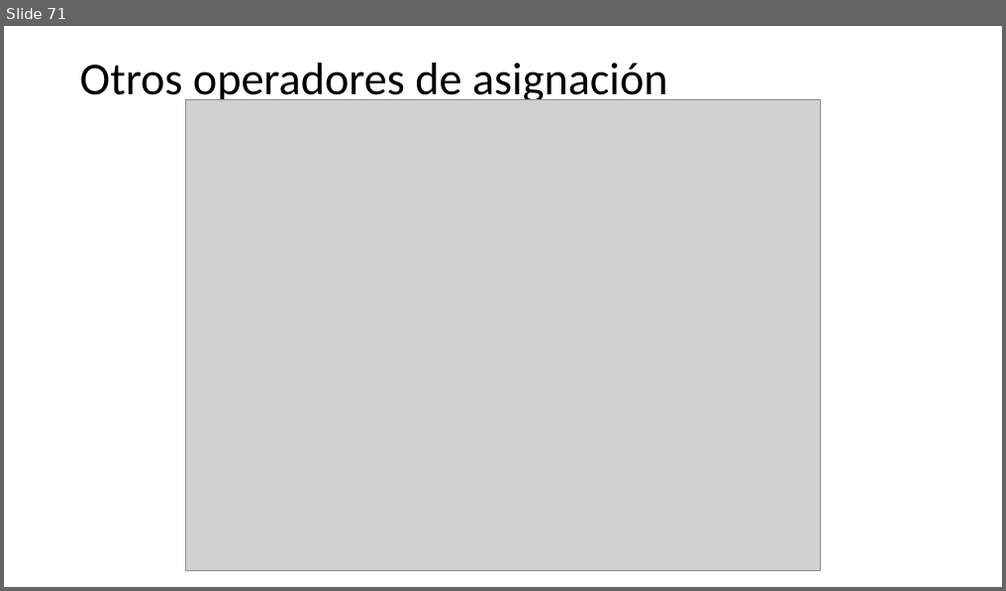
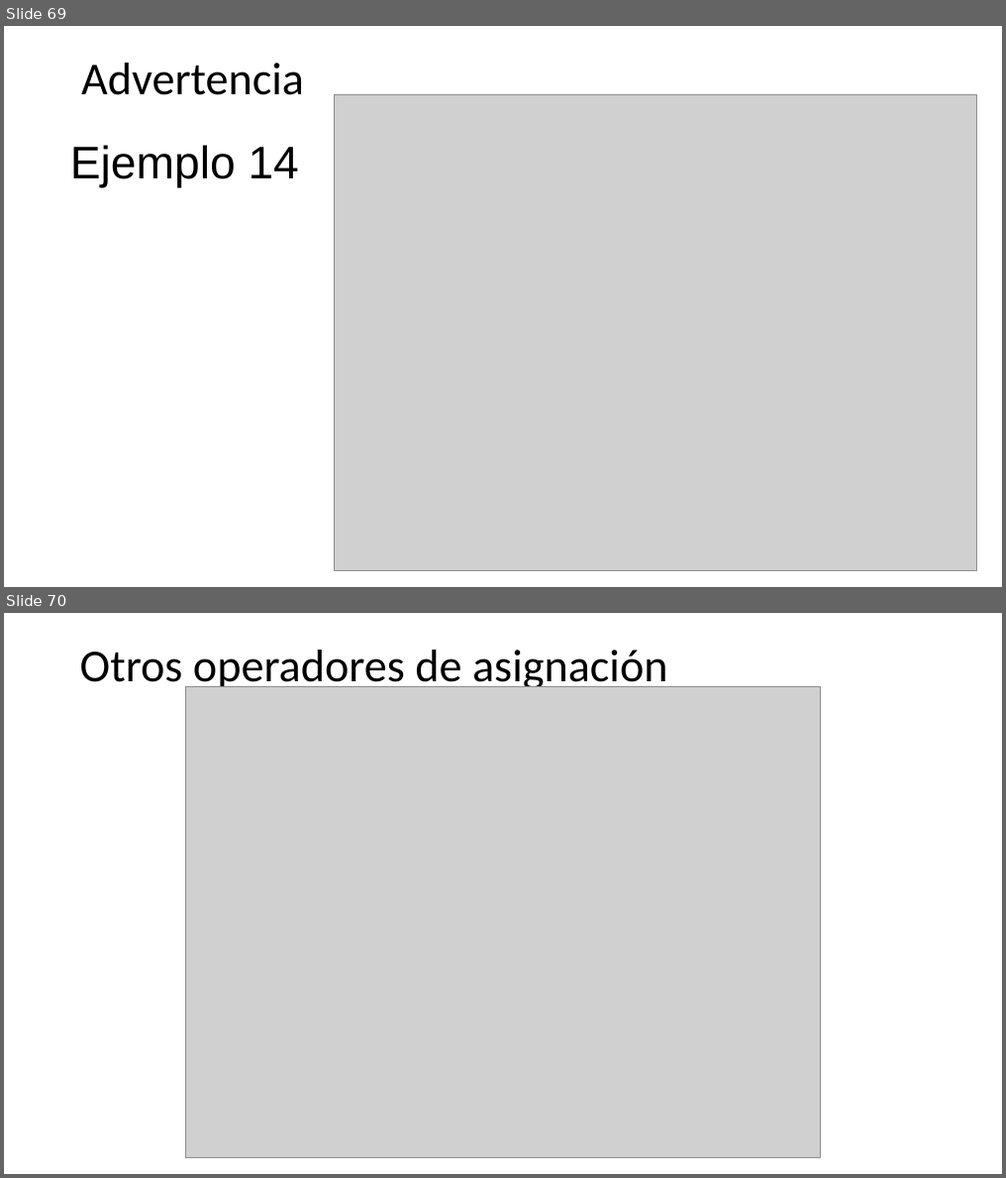
Before and after one commit to programacionestructurada/2021-2, a slide deck: U1_Introduccion_a_la_programacion/Unidad_01_Introduccion_a_la_programacion_2.pptx. Shown one above the other, each under a label of ours: slide 71 before the commit, slides 69 and 70 after it. The pictures are 1006x591 and 1006x1178 pixels, drawn with LibreOffice and Linux fonts; fonts in the diff are those of the drawing; grey boxes stand for pictures. Boxes give left, top, right and bottom in pixels: in the first picture for what was removed or moved away, otherwise in the second. Text is boxed around its words. In the diff, an @@ line names an element or a change of style, - is before the commit and + after.

```diff
--- a/U1_Introduccion_a_la_programacion/Unidad_01_Introduccion_a_la_programacion_2.pptx
+++ b/U1_Introduccion_a_la_programacion/Unidad_01_Introduccion_a_la_programacion_2.pptx
@@ slide 69 added at bbox=[4, 26, 1002, 587], background #FFFFFF @@
@@ text added at bbox=[81, 63, 304, 95], 44 pt, text #000000 @@
+Advertencia
@@ picture added at bbox=[334, 94, 976, 571] @@
@@ text added at bbox=[70, 145, 299, 187], 44 pt, text #000000 @@
+Ejemplo 14
@@ what was slide 71 is now slide 70 @@
```
Also in this commit, not shown: 6 slides changed, 2 slides removed, 28 other files.
